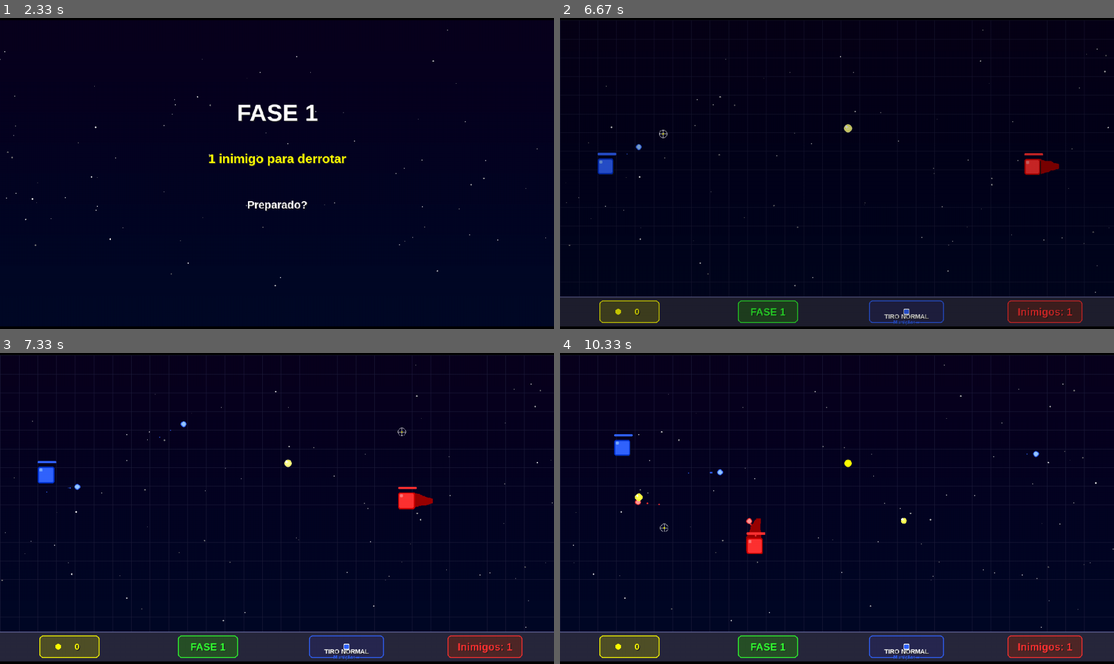
Above: before the commit, frames 1-4 (two rows, left to right).
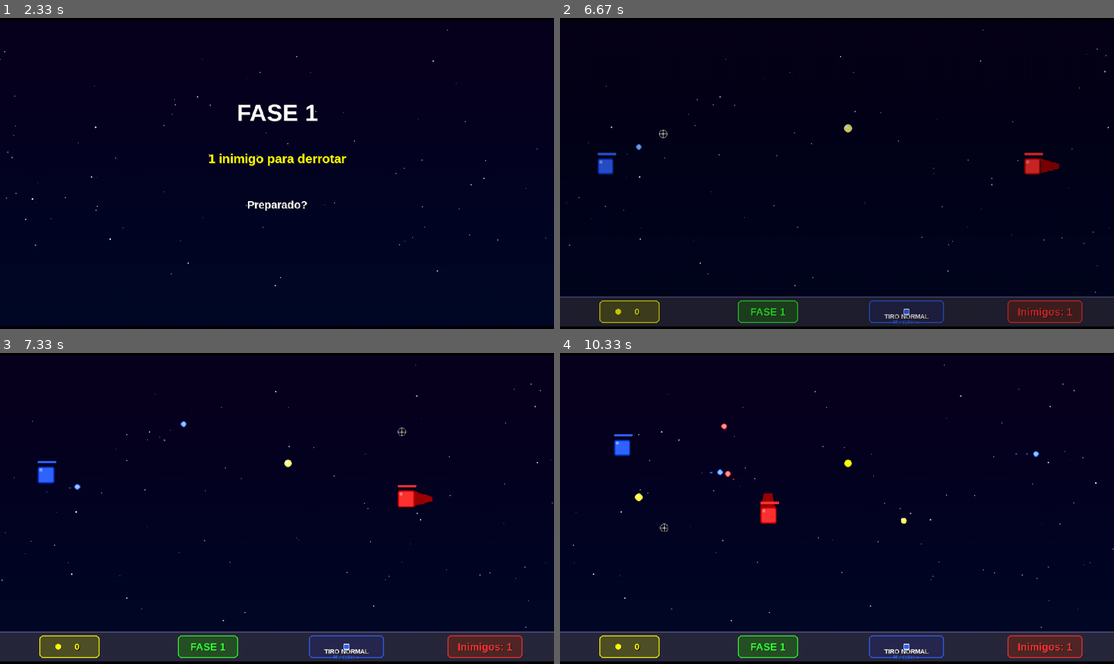
Above: after the commit, the same moments.

Repository: JoaoPedroMarimon/Pygame_SquareStorm
Game: pygame game, started from main.py
The game is run twice, just before and just after one commit, with the same random seed, the same clock (stepped at 60 frames per second) and the same inputs.
Inputs (mouse positions are in pixels of both pictures, inside the frame that each line leads up to):
- Up to frame 1 (2.33 s): tap Enter at 0.33 s
- Up to frame 2 (6.67 s): click (665, 133) at 6.45 s
- Up to frame 3 (7.33 s): tap E at 6.73 s; hold W from 7.07 s (still down); click (398, 430) at 7.15 s
- Up to frame 4 (10.33 s): release W at 7.53 s; hold D 7.57-8.03 s; click (704, 561) at 7.65 s; hold A 8.07-8.6 s; click (715, 452) at 8.15 s; hold S 8.63-8.93 s; click (753, 598) at 8.72 s; hold A 8.97-9.37 s; click (986, 542) at 9.05 s; hold W 9.4-9.77 s; click (953, 468) at 9.48 s; hold D from 9.8 s (still down); click (665, 527) at 9.88 s

Frame 1 is identical in both runs. In frame 2, less than 0.1% of the frame differs, in the area x 1-95%, y 12-73%; in frame 3, 0.2%; in frame 4, 0.7%, in the area x 0-92%, y 6-73%.

Commit message:
add new viusal in background

Diff:
--- a/src/entities/misterioso_cutscene.py
+++ b/src/entities/misterioso_cutscene.py
@@ -12,7 +12,7 @@
 from src.config import *
 from src.entities.quadrado import Quadrado
 from src.entities.particula import Particula
-from src.utils.visual import desenhar_texto, desenhar_estrelas, desenhar_grid_consistente
+from src.utils.visual import desenhar_texto, desenhar_estrelas
 from src.utils.display_manager import present_frame
 
 
@@ -412,7 +412,6 @@
         tela.fill((0, 0, 0))
         tela.blit(gradiente_jogo, (0, 0))
         desenhar_estrelas(tela, estrelas)
-        desenhar_grid_consistente(tela)
 
         # Desenhar cutscene
         cutscene.desenhar(tela, tempo_atual)
--- a/src/game/fase.py
+++ b/src/game/fase.py
@@ -172,9 +172,8 @@
         self.tela.fill((0, 0, 0))
         self.tela.blit(self.gradiente_jogo, (0, 0))
 
-        from src.utils.visual import desenhar_estrelas, desenhar_grid_consistente
+        from src.utils.visual import desenhar_estrelas
         desenhar_estrelas(self.tela, self.estrelas)
-        desenhar_grid_consistente(self.tela)
 
         # Desenhar jogador e inimigos (sem movimento)
         if self.jogador.vidas > 0:
--- a/src/game/fase_base.py
+++ b/src/game/fase_base.py
@@ -12,7 +12,7 @@
 from src.config import *
 from src.entities.quadrado import Quadrado
 from src.entities.particula import criar_explosao
-from src.utils.visual import criar_estrelas, desenhar_texto, criar_texto_flutuante, desenhar_estrelas, desenhar_grid_consistente, criar_botao
+from src.utils.visual import criar_estrelas, desenhar_texto, criar_texto_flutuante, desenhar_estrelas, criar_botao, criar_relampagos, desenhar_relampago
 from src.utils.sound import gerar_som_explosao, gerar_som_dano
 from src.game.moeda_manager import MoedaManager
 from src.ui.hud import desenhar_hud
@@ -101,7 +101,29 @@
 
     def _inicializar_ambiente(self):
         """Inicializa elementos visuais do ambiente."""
-        self.estrelas = criar_estrelas(NUM_ESTRELAS_JOGO)
+        # Criar estrelas com cores temáticas para fases 11+
+        if self.numero_fase >= 11:
+            # Cores tóxicas: roxo, vermelho, verde
+            cores_toxicas = [
+                (150, 100, 255),  # Roxo
+                (255, 100, 100),  # Vermelho
+                (100, 255, 150),  # Verde
+                (200, 150, 255),  # Roxo claro
+                (255, 150, 100),  # Laranja/vermelho
+                (150, 255, 100),  # Verde ácido
+            ]
+            self.estrelas = criar_estrelas(NUM_ESTRELAS_JOGO, cores_tematicas=cores_toxicas)
+
+            # Sistema de relâmpagos para fases tóxicas
+            self.relampago_ativo = False
+            self.tempo_inicio_relampago = 0
+            self.duracao_relampago = 0
+            self.proximo_relampago = None
+        else:
+            # Estrelas brancas padrão
+            self.estrelas = criar_estrelas(NUM_ESTRELAS_JOGO)
+            self.relampago_ativo = False
+            self.proximo_relampago = None
 
     def _inicializar_controles(self):
         """Inicializa sistema de controles."""
@@ -492,7 +514,31 @@
         self.tela.fill((0, 0, 0))
         self.tela.blit(self.gradiente_jogo, (0, 0))
         desenhar_estrelas(self.tela, self.estrelas)
-        desenhar_grid_consistente(self.tela)
+
+        # Sistema de relâmpagos para fases 11+
+        if self.numero_fase >= 11:
+            tempo_atual = pygame.time.get_ticks()
+
+            # Verificar se deve criar um novo relâmpago
+            if not self.relampago_ativo:
+                deve_criar, self.proximo_relampago, duracao = criar_relampagos(
+                    tempo_atual, self.proximo_relampago, 3000, 8000
+                )
+                if deve_criar:
+                    self.relampago_ativo = True
+                    self.tempo_inicio_relampago = tempo_atual
+                    self.duracao_relampago = duracao
+
+            # Desenhar relâmpago se estiver ativo
+            if self.relampago_ativo:
+                ainda_ativo = desenhar_relampago(
+                    self.tela,
+                    self.tempo_inicio_relampago,
+                    self.duracao_relampago,
+                    cor_flash=(200, 255, 200)  # Verde tóxico
+                )
+                if not ainda_ativo:
+                    self.relampago_ativo = False
 
     def renderizar_objetos_jogo(self, tempo_atual, alvos):
         """
--- a/src/game/jogo.py
+++ b/src/game/jogo.py
@@ -53,6 +53,7 @@
     print("🎨 Criando gradientes...")
     gradiente_menu = criar_gradiente((20, 0, 40), (0, 20, 60))
     gradiente_jogo = criar_gradiente((10, 0, 30), (0, 10, 40))
+    gradiente_jogo_toxico = criar_gradiente((0, 30, 10), (10, 60, 20))  # Gradiente tóxico para fases 11+
     gradiente_loja = criar_gradiente((30, 10, 0), (60, 30, 0))
     gradiente_vitoria = criar_gradiente((0, 30, 0), (0, 60, 20))
     gradiente_derrota = criar_gradiente((30, 0, 0), (60, 20, 0))
@@ -105,8 +106,10 @@
 
             elif estado_atual == "jogar":
                 print(f"🎯 Iniciando fase {fase_atual}...")
+                # Selecionar gradiente baseado na fase (fases 11+ usam tema tóxico)
+                gradiente_fase = gradiente_jogo_toxico if fase_atual >= 11 else gradiente_jogo
                 # CORRIGIDO: Usar a função correta jogar_fase
-                resultado = jogar_fase(tela, relogio, fase_atual, gradiente_jogo, fonte_titulo, fonte_normal)
+                resultado = jogar_fase(tela, relogio, fase_atual, gradiente_fase, fonte_titulo, fonte_normal)
 
                 if resultado == True:
                     # Fase completada com sucesso
--- a/src/utils/visual.py
+++ b/src/utils/visual.py
@@ -37,15 +37,16 @@
         pygame.draw.line(gradiente, (r, g, b), (0, y), (largura, y))
     return gradiente
 
-def criar_estrelas(quantidade):
+def criar_estrelas(quantidade, cores_tematicas=None):
     """
     Cria uma lista de estrelas para o fundo.
 
     Args:
         quantidade: Número de estrelas a criar
-
-    Returns:
-        Lista de estrelas (cada uma é uma lista [x, y, tamanho, brilho, velocidade])
+        cores_tematicas: Lista de cores RGB para estrelas temáticas (opcional)
+
+    Returns:
+        Lista de estrelas (cada uma é uma lista [x, y, tamanho, brilho, velocidade, cor])
     """
     estrelas = []
     for _ in range(quantidade):
@@ -54,7 +55,15 @@
         tamanho = random.uniform(0.5, 2.5)
         brilho = random.randint(100, 255)
         vel = random.uniform(0.1, 0.5)
-        estrelas.append([x, y, tamanho, brilho, vel])
+
+        # Se cores temáticas foram fornecidas, escolher uma aleatoriamente
+        if cores_tematicas:
+            cor = random.choice(cores_tematicas)
+        else:
+            # Cor branca padrão
+            cor = (brilho, brilho, brilho)
+
+        estrelas.append([x, y, tamanho, brilho, vel, cor])
     return estrelas
 
 def desenhar_estrelas(tela, estrelas):
@@ -66,10 +75,17 @@
         estrelas: Lista de estrelas
     """
     for estrela in estrelas:
-        x, y, tamanho, brilho, vel = estrela
+        # Verificar se estrela tem cor (novo formato) ou não (formato antigo)
+        if len(estrela) >= 6:
+            x, y, tamanho, brilho, vel, cor = estrela
+        else:
+            # Compatibilidade com formato antigo
+            x, y, tamanho, brilho, vel = estrela
+            cor = (brilho, brilho, brilho)
+
         # Desenhar a estrela apenas se estiver na área de jogo
         if y < ALTURA_JOGO:
-            pygame.draw.circle(tela, (brilho, brilho, brilho), (int(x), int(y)), int(tamanho))
+            pygame.draw.circle(tela, cor, (int(x), int(y)), int(tamanho))
 
         # Mover a estrela (paralaxe)
         estrela[0] -= vel
@@ -356,3 +372,56 @@
     # Criar e adicionar o texto à lista de partículas
     texto_flutuante = TextoFlutuante(texto, x, y, cor, duracao, tamanho_fonte)
     particulas.append(texto_flutuante)
+
+
+def criar_relampagos(tempo_atual, ultima_vez, intervalo_min=3000, intervalo_max=8000):
+    """
+    Decide se deve criar um relâmpago baseado no tempo.
+
+    Args:
+        tempo_atual: Tempo atual em ms
+        ultima_vez: Última vez que um relâmpago ocorreu
+        intervalo_min: Intervalo mínimo entre relâmpagos (ms)
+        intervalo_max: Intervalo máximo entre relâmpagos (ms)
+
+    Returns:
+        Tupla (deve_criar, novo_ultima_vez, duracao_flash)
+    """
+    if ultima_vez is None:
+        # Primeira execução - agendar próximo relâmpago
+        return False, tempo_atual + random.randint(intervalo_min, intervalo_max), 0
+
+    if tempo_atual >= ultima_vez:
+        # Hora de criar relâmpago!
+        duracao = random.randint(100, 300)  # Duração do flash entre 100-300ms
+        proximo = tempo_atual + random.randint(intervalo_min, intervalo_max)
+        return True, proximo, duracao
+
+    return False, ultima_vez, 0
+
+
+def desenhar_relampago(tela, tempo_inicio, duracao, cor_flash=(200, 255, 200)):
+    """
+    Desenha um efeito de relâmpago (flash na tela).
+
+    Args:
+        tela: Superfície onde desenhar
+        tempo_inicio: Tempo quando o relâmpago começou
+        duracao: Duração do relâmpago em ms
+        cor_flash: Cor do flash RGB
+    """
+    tempo_atual = pygame.time.get_ticks()
+    tempo_decorrido = tempo_atual - tempo_inicio
+
+    if tempo_decorrido < duracao:
+        # Calcular alpha baseado no tempo (começa forte e diminui)
+        progresso = tempo_decorrido / duracao
+        alpha = int(150 * (1 - progresso))  # De 150 a 0
+
+        # Criar overlay do flash
+        flash_surface = pygame.Surface((LARGURA, ALTURA_JOGO), pygame.SRCALPHA)
+        flash_surface.fill((*cor_flash, alpha))
+        tela.blit(flash_surface, (0, 0))
+        return True  # Relâmpago ainda ativo
+
+    return False  # Relâmpago terminou
